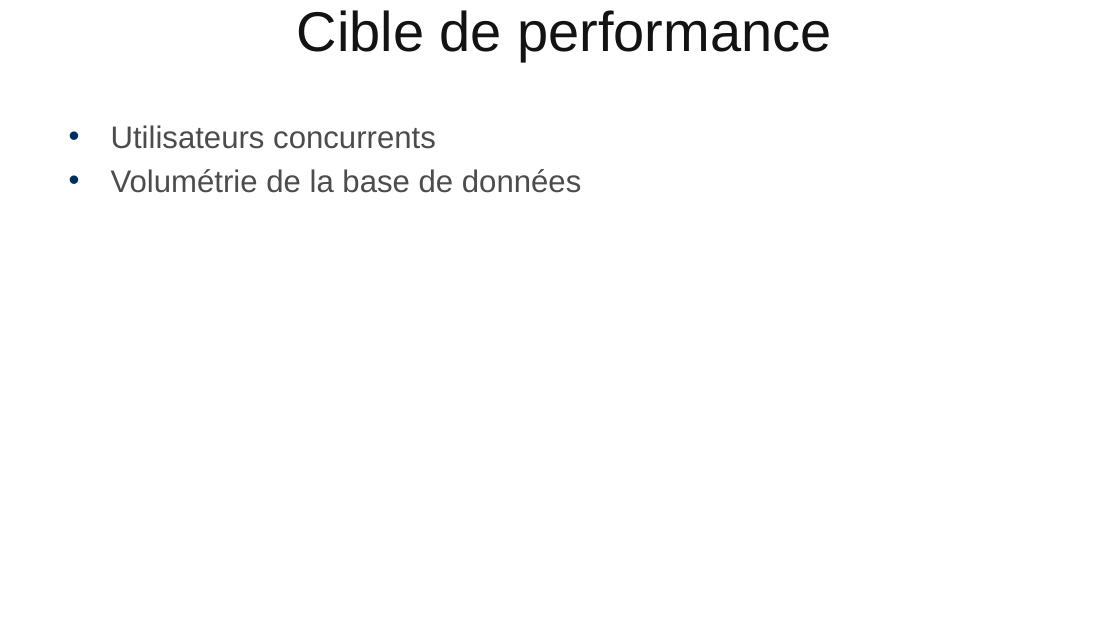
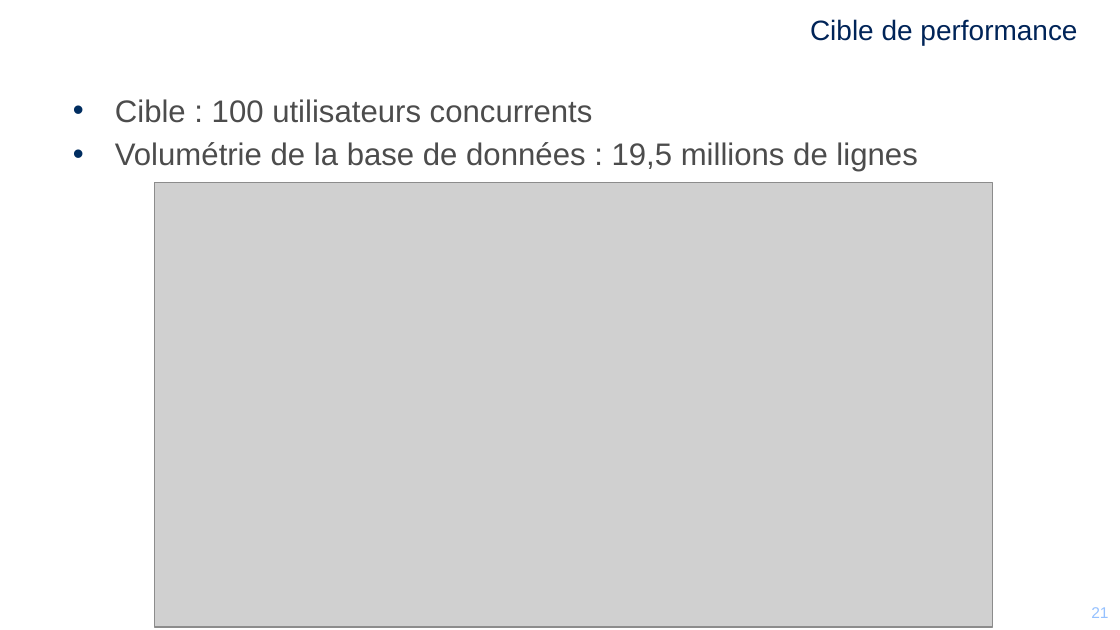
Before and after one commit to mikrob/perfuniversity, a slide deck: slide 21 of PerfUniversity.pptx (slide 17 before the commit). Drawn at 1120x630 pixels with LibreOffice and Linux fonts; fonts in the diff are those of the drawing; grey boxes stand for pictures; background and template pictures are left out. Boxes give left, top, right and bottom in pixels: in the first picture for what was removed or moved away, otherwise in the second. Text is boxed around its words. In the diff, an @@ line names an element or a change of style, - is before the commit and + after.

```diff
--- a/PerfUniversity.pptx
+++ b/PerfUniversity.pptx
@@ title "Cible de performance" at bbox=[810, 19, 1077, 45]: size 36 to 18 pt, text colour #141313 to #002458; alignment centre to right @@
@@ text at bbox=[115, 99, 917, 172]: text changed @@
-• Utilisateurs concurrents
-• Volumétrie de la base de données
+• Cible : 100 utilisateurs concurrents
+• Volumétrie de la base de données : 19,5 millions de lignes
@@ picture added at bbox=[155, 183, 992, 627] @@
@@ page number added at bbox=[1082, 607, 1099, 618], 10 pt, text #96C1FF @@
+21
@@ page number added at bbox=[1091, 607, 1108, 618], 10 pt, text #FFFFFF @@
+21
```
Also in this commit, not shown: 39 other slides changed, 5 slides added, 1 slide removed, 5 other files.
